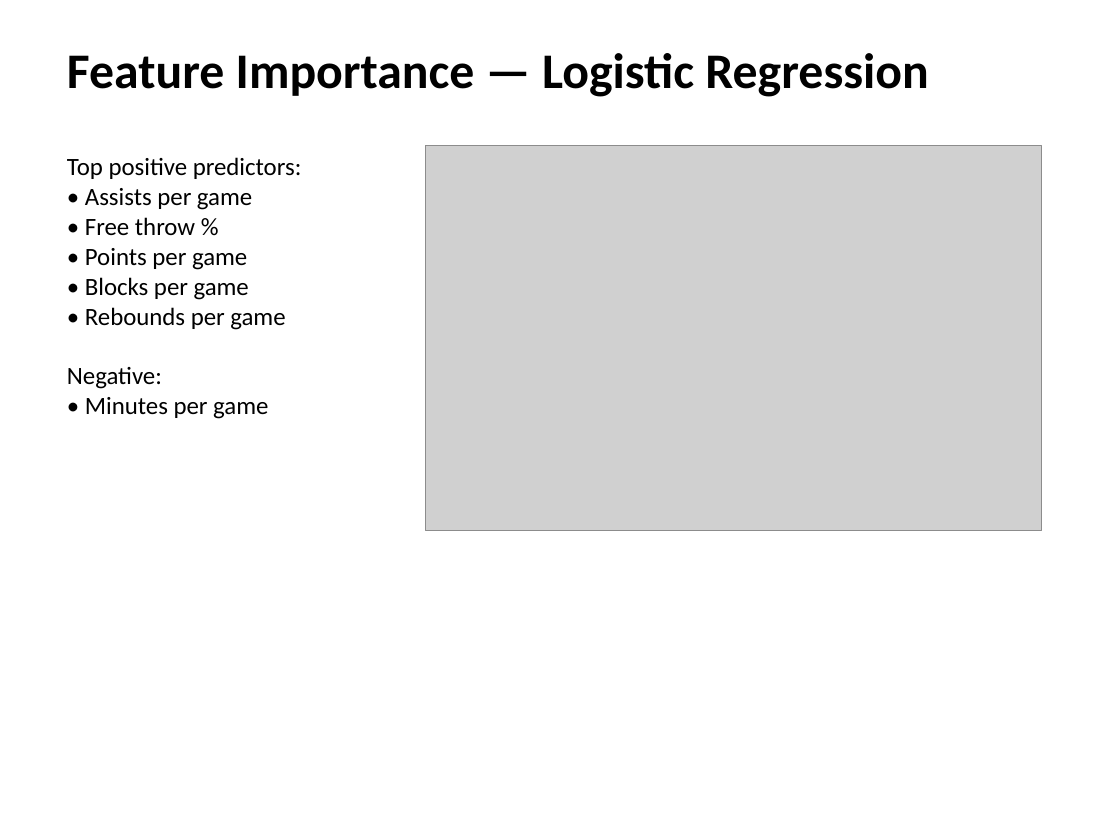
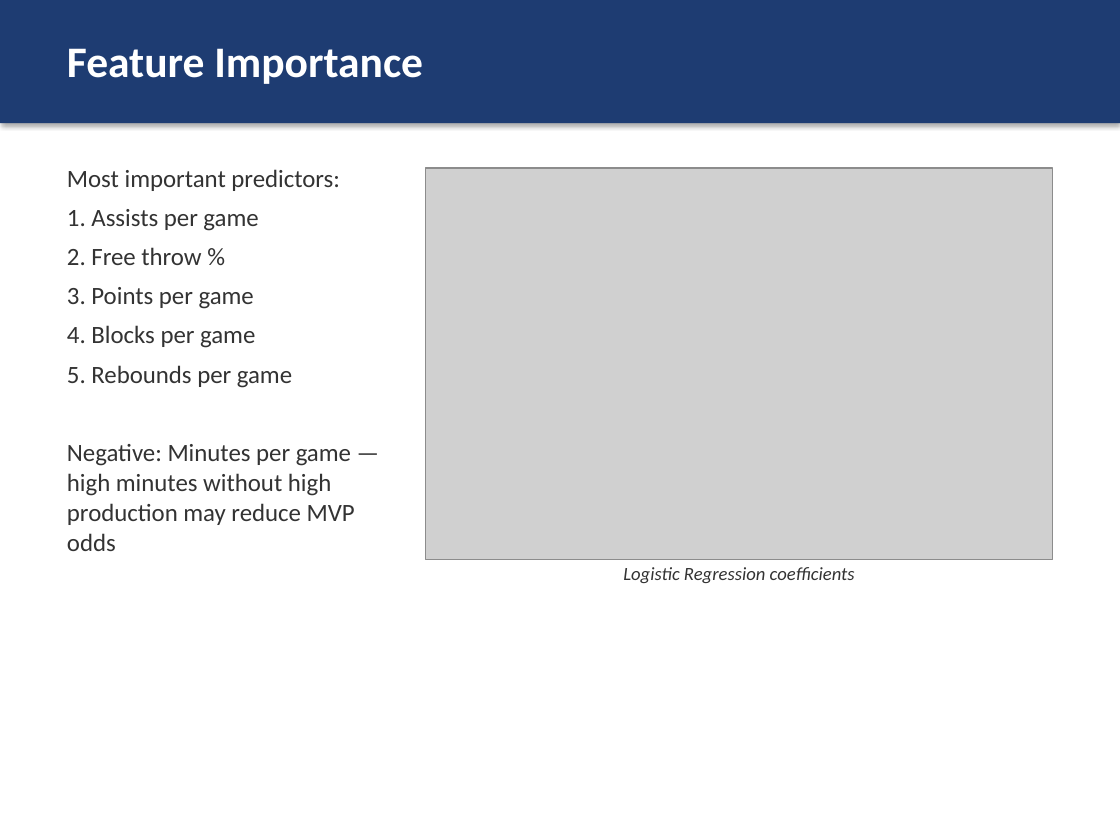
Before and after one commit to Nami-181/nba-mvp-ml, a slide deck: slide 19 of reports/presentation/NBA_MVP_Prediction.pptx (slide 10 before the commit). Drawn at 1120x840 pixels with LibreOffice and Linux fonts; fonts in the diff are those of the drawing; grey boxes stand for pictures. Boxes give left, top, right and bottom in pixels: in the first picture for what was removed or moved away, otherwise in the second. Text is boxed around its words. In the diff, an @@ line names an element or a change of style, - is before the commit and + after.

```diff
--- a/reports/presentation/NBA_MVP_Prediction.pptx
+++ b/reports/presentation/NBA_MVP_Prediction.pptx
@@ rectangle added at (0,0,1120,123), fill #1E3C72 @@
@@ text at (67,48,423,84): text changed; size 32 to 28 pt; text colour #000000 to #FFFFFF @@
-Feature Importance — Logistic Regression
+Feature Importance
@@ text at (67,169,355,551): text changed; text colour #000000 to #333333 @@
-Top positive predictors:
-• Assists per game
-• Free throw %
-• Points per game
-• Blocks per game
-• Rebounds per game
-Negative:
-• Minutes per game
+Most important predictors:
+1. Assists per game
+2. Free throw %
+3. Points per game
+4. Blocks per game
+5. Rebounds per game
+Negative: Minutes per game — high minutes without high production may reduce MVP odds
@@ picture: place and size @@
-picture at (426,146,1042,531)
+picture at (426,168,1053,560)
@@ text added at (623,567,855,583), 12 pt, text #333333, italic @@
+Logistic Regression coefficients
```
Also in this commit, not shown: 6 other slides changed, 21 slides added, 6 slides removed, 8 other files.
